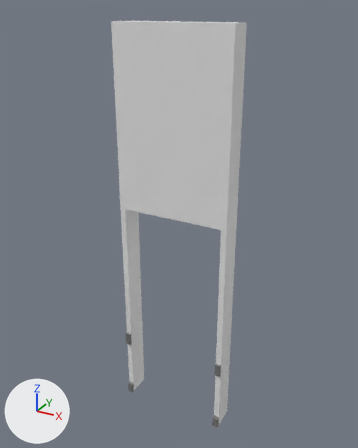
Before and after pictures for a commit that changed the Blender file Assets/BlenderFiles/TürrahmenMitLeiste1-3.blend.
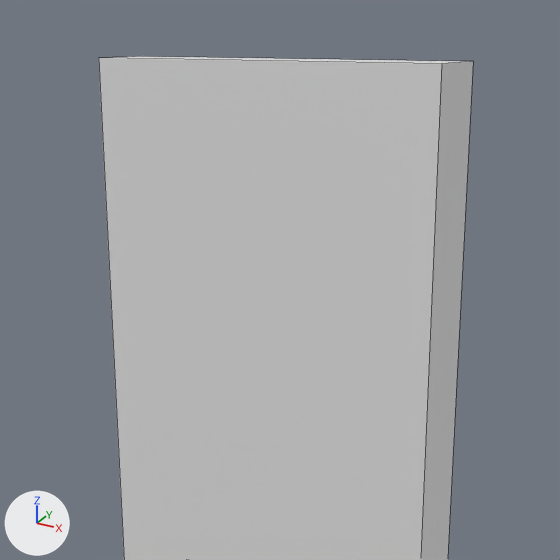
Each version appears first whole from a camera (50 mm lens) standing at (2.37, -3.46, 3.6) and looking at (0.49, -0.04, 1.9), and next in a close-up on the part from 21% to 78% of the width and 0% to 45% of the height. Every picture has the same lights, and +X, +Y and +Z are marked at lower left. The close-ups show mesh edges as thin lines.

Objects in the first close-up: 'Wand 1 * 4'.
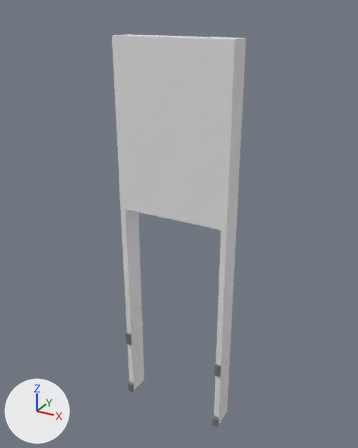
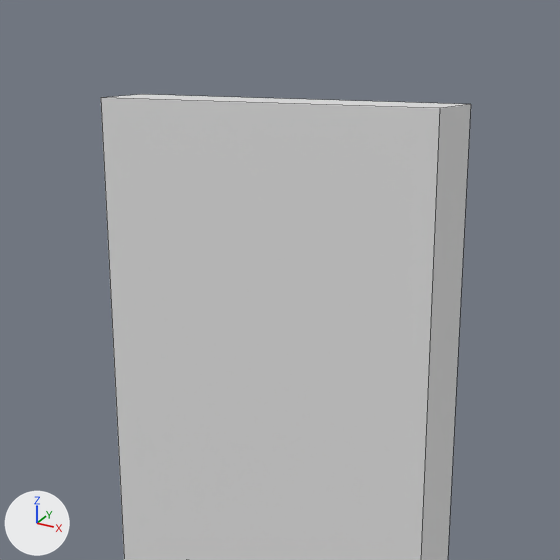
Edits to the bpy script that builds the scene:
```text
Change me_cube:
    where me_cube.from_pydata(...)  # 56 vertices, 34 faces; spans x 0.0..1.0, y -0.23..0.0, z 0.0..3.5
    used by ob_wand_1___4; location = (0.0, 0.0, 0.0)
    before: 0 (1.0, 0.0, 3.5) at pixel (473, 61), 2 (1.0, -0.2, 3.5) at pixel (441, 63), 4 (0.0, 0.0, 3.5) at pixel (140, 56), 6 (0.0, -0.2, 3.5) at pixel (98, 57)
    me_cube part 1
    add for i in [0, 2, 4, 6]: me_cube.vertices[i].co += Vector((0.0, 0.0, -0.1))
```

Where the change shows, as pixel boxes [x1, y1, x2, y2] in the close-ups (560 x 560 px):
'Wand 1 * 4', reshaped: before [99, 56, 473, 560]; after [101, 94, 471, 560]
